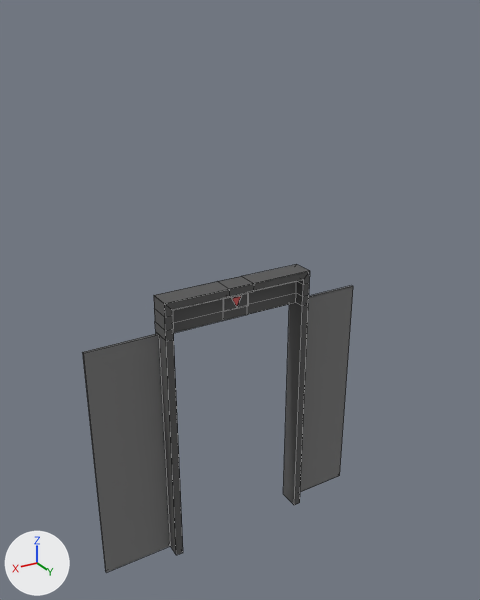
The FBX model Assets/Pawsitive Readings/Assets/SM_Elevator_.fbx as it was, and as the next commit left it.
Before and after are seen from a 50 mm lens placed at (2.91, 4.94, 2.91), pointed at (-0.05, 0.01, 0.44). Arrows for +X, +Y and +Z are at lower left; the lights stay in place. The picture after the commit comes second. Mesh edges are drawn as thin lines.

Objects in the first picture: 'SM_Floor_SideWall.001'.
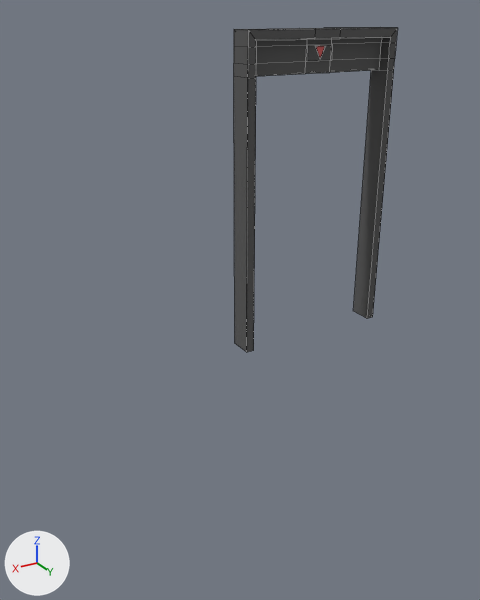
Patch to the scene script:
```diff
--- a/Assets/Pawsitive Readings/Assets/SM_Elevator_.fbx.py
+++ b/Assets/Pawsitive Readings/Assets/SM_Elevator_.fbx.py
@@ me_plane_003 @@
 # used by ob_sm_floor_sidewall_001; location = (0.0, 0.0, 0.0)
-me_plane_003.from_pydata(...)  # 96 vertices, 85 faces; spans x -1.47..1.47, y -0.1..0.12, z -2.17..0.63
+me_plane_003.from_pydata(...)  # 80 vertices, 73 faces; spans x -0.77..0.77, y -0.1..0.12, z -2.36..0.44
+# me_plane_003 part 1: the loose piece of 74 vertices spanning x -0.77..0.77, y -0.1..0.12, z -2.17..0.63 is moved by (0.0, -0.01, -0.19)
+# me_plane_003 part 2: the loose piece of 6 vertices spanning x -0.06..0.06, y 0.03..0.04, z 0.39..0.5 is moved by (0.0, -0.01, -0.19)
+# me_plane_003 part 3: the loose piece of 8 vertices spanning x 0.77..1.47, y -0.05..-0.02, z -2.17..0.28 is deleted
+# me_plane_003 part 4: the loose piece of 8 vertices spanning x -1.47..-0.77, y -0.05..-0.02, z -2.17..0.28 is deleted
 me_plane_003.materials.append(mat_material_004)
@@ ob_sm_floor_sidewall_001 @@
 ob_sm_floor_sidewall_001 = bpy.data.objects.new('SM_Floor_SideWall.001', me_plane_003)
-ob_sm_floor_sidewall_001.location = (0.0, 0.0, 0.0)
+ob_sm_floor_sidewall_001.location = (-0.77, 0.1, 2.36)
```

Where the change shows, as pixel boxes [x1, y1, x2, y2] in the pictures (480 x 600 px; the box of a moved part takes in the faces that stretch with it):
'SM_Floor_SideWall.001', reshaped, moved (39% narrower)
    before: [83, 264, 353, 573]
    after: [234, 27, 397, 352]
part 1 of me_plane_003, moved or reshaped
    before: [154, 264, 310, 555]
    after: [234, 27, 397, 352]
part 2 of me_plane_003, moved or reshaped
    before: [231, 296, 241, 308]
    after: [315, 46, 325, 60]
part 3 of me_plane_003, deleted
    before: [83, 333, 170, 573]
part 4 of me_plane_003, deleted
    before: [300, 286, 353, 492]
